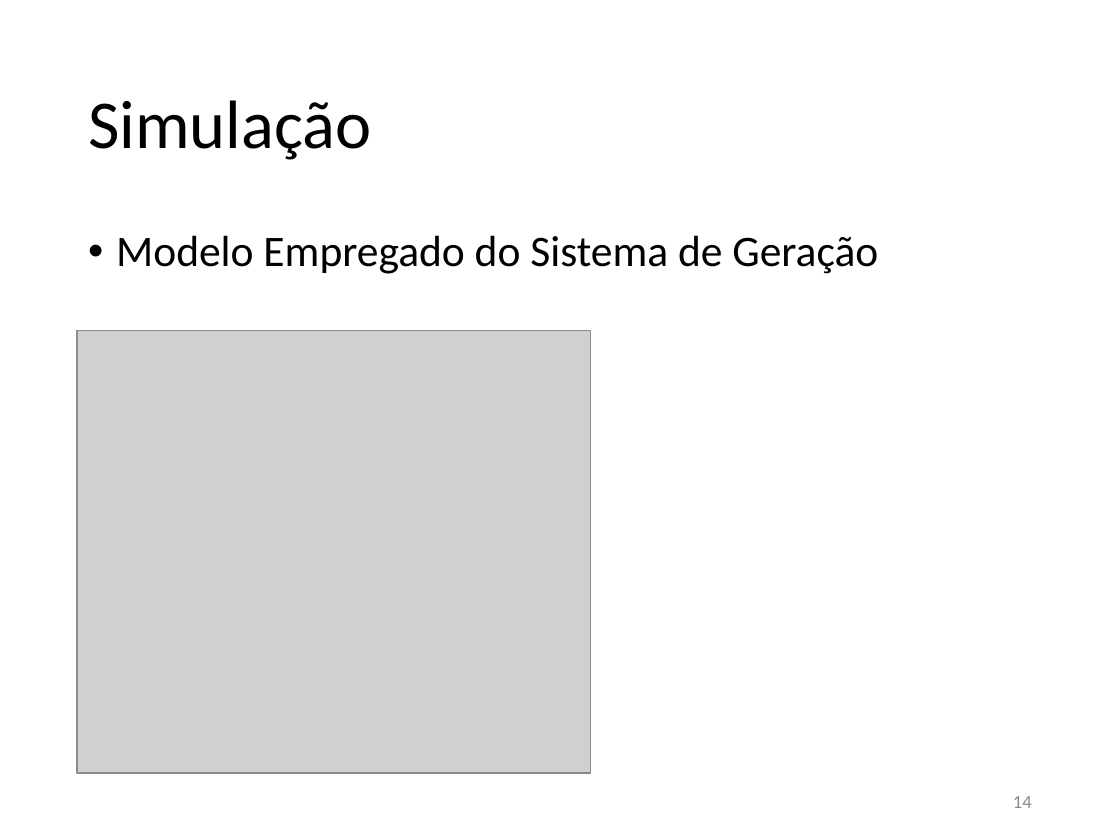
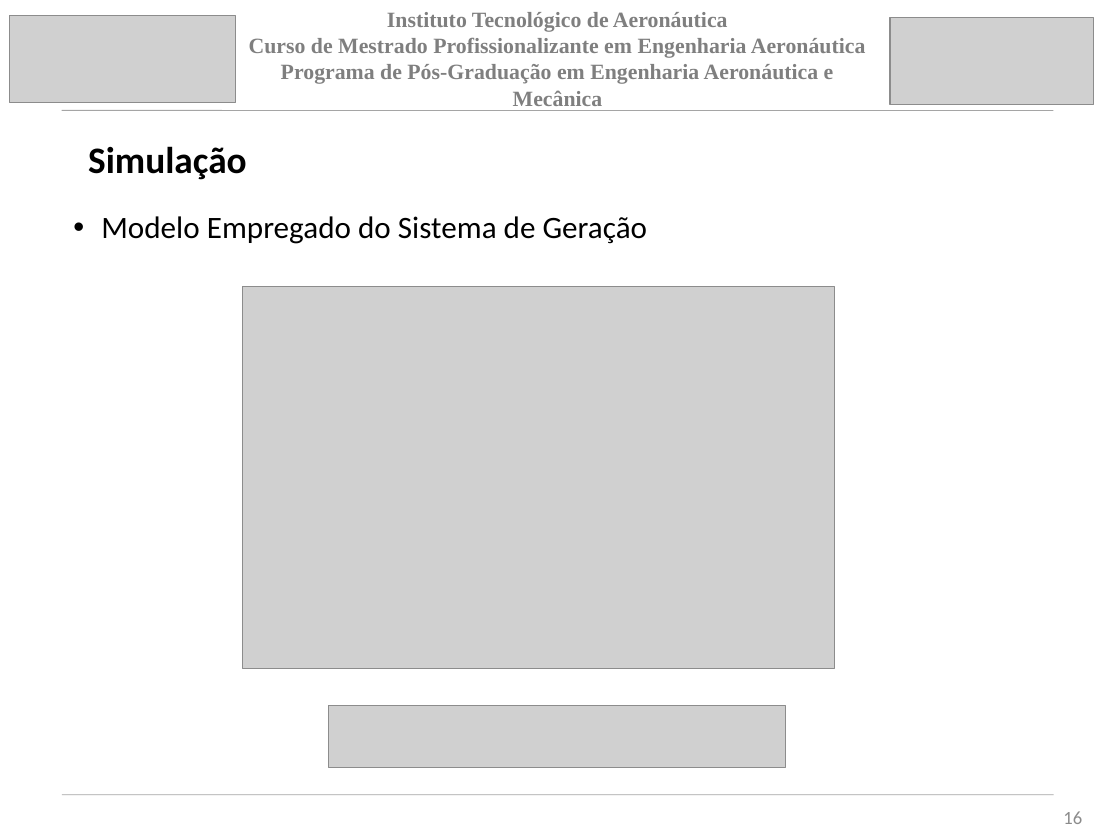
Before and after one commit to jpsoliv/MestradoJPSO, a slide deck: slide 16 of Apresentação/Apresentação_baixo_nivel.pptx (slide 14 before the commit). Drawn at 1120x840 pixels with LibreOffice and Linux fonts; fonts in the diff are those of the drawing; grey boxes stand for pictures. Boxes give left, top, right and bottom in pixels: in the first picture for what was removed or moved away, otherwise in the second. Text is boxed around its words. In the diff, an @@ line names an element or a change of style, - is before the commit and + after.

```diff
--- a/Apresentação/Apresentação_baixo_nivel.pptx
+++ b/Apresentação/Apresentação_baixo_nivel.pptx
@@ picture added at [9, 16, 235, 103] @@
@@ text added at [249, 12, 866, 111], 14 pt, text #7F7F7F, bold @@
+Instituto Tecnológico de Aeronáutica
+Curso de Mestrado Profissionalizante em Engenharia Aeronáutica
+Programa de Pós-Graduação em Engenharia Aeronáutica e Mecânica
@@ picture added at [890, 18, 1094, 105] @@
@@ line added from (62, 111) to (1053, 111), #A5A5A5 0.51 pt @@
@@ title "Simulação": place and size @@
-title "Simulação" at [88, 100, 371, 160]
+title "Simulação" at [88, 146, 247, 180]
@@ title "Simulação" at [88, 146, 247, 180]: size 44 to 24 pt, bold on @@
@@ text "Modelo Empregado do Sistema de ...": place and size @@
-text "Modelo Empregado do Sistema de ..." at [116, 235, 878, 274]
+text "Modelo Empregado do Sistema de ..." at [101, 216, 648, 244]
@@ text "Modelo Empregado do Sistema de ..." at [101, 216, 648, 244]: size 28 to 20 pt @@
@@ picture added at [243, 287, 834, 668] @@
@@ picture removed at [77, 330, 590, 774] @@
@@ picture added at [328, 706, 785, 767] @@
@@ line added from (63, 795) to (1053, 795), #A5A5A5 0.51 pt @@
@@ page number removed at [1013, 796, 1032, 808] @@
-14
@@ page number added at [1063, 811, 1082, 824], 12 pt, text #8C8C8C @@
+16
```
Also in this commit, not shown: 5 other slides changed, 7 slides added, 5 slides removed.
